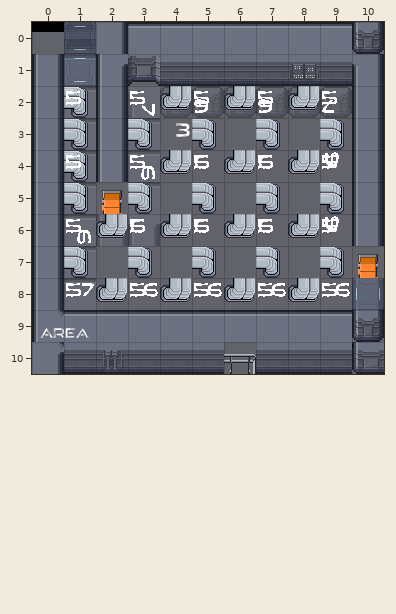
Tiled map -- cocos/Code/assets/resources/map/map_1-1-E-3.tmx. The first picture shows the starting point.
Cells are 32x32 px. Shown: x 0..10, y 0..10. Tiles whose own drawing changed are shown in their newer look in all pictures.
Now the later version:
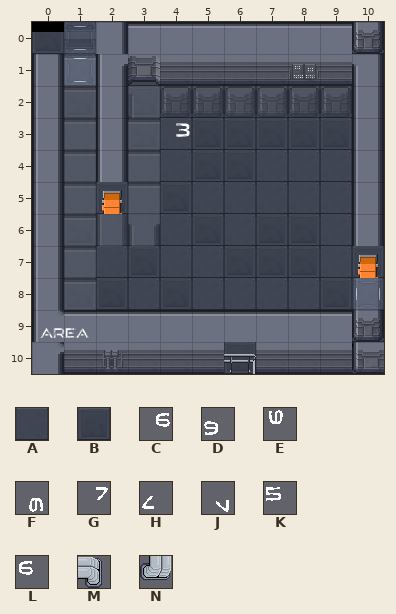
Key: from "proba_scifi": A 112, B 113; from "scifi_tileset_02": C 158, D 158 turned 180, E 158 turned 270, F 158 turned 90, G 159, H 159 turned 180, J 159 turned 90, K 167, L 168, M 178, N 178 turned 90.
_ is an empty cell.
What changed:
Layer "f":
y 0: x 0 _ -> B; x 10 _ -> A
y 1: x 3 _ -> A
y 2: x 1 _ -> B; x 3..9 _______ -> BBBAABB
y 3: x 1 _ -> A; x 3..9 _______ -> BABBBBB
y 4: x 1 _ -> A; x 3..9 _______ -> AABBAAA
y 5: x 1..9 _________ -> ABABAAAAA
y 6: x 1..9 _________ -> BAAABABBA
y 7: x 1..10 __________ -> AABAABBBAB
y 8: x 1..9 _________ -> BBABAAAAB
y 9: x 10 _ -> B
y 10: x 6 _ -> B
Layer "Tile Layer 6" (removed):
y 2: x 1 M -> _; x 3..9 JNDNDNH -> _______
y 3: x 1 M -> _; x 3 M -> _; x 5 M -> _; x 7 M -> _; x 9 M -> _
y 4: x 1 M -> _; x 3..9 FNLNLNE -> _______
y 5: x 1 M -> _; x 3 M -> _; x 5 M -> _; x 7 M -> _; x 9 M -> _
y 6: x 1..9 FNLNLNLNE -> _________
y 7: x 1 M -> _; x 3 M -> _; x 5 M -> _; x 7 M -> _; x 9 M -> _
y 8: x 1..9 GNCNCNCNC -> _________
Layer "r" (removed):
y 2: x 1 K -> _; x 3 K -> _; x 5 K -> _; x 7 K -> _; x 9 K -> _
y 4: x 1 K -> _; x 3 K -> _; x 5 K -> _; x 7 K -> _; x 9 K -> _
y 6: x 1 K -> _; x 3 K -> _; x 5 K -> _; x 7 K -> _; x 9 K -> _
y 8: x 1 K -> _; x 3 K -> _; x 5 K -> _; x 7 K -> _; x 9 K -> _
Changed places in both pictures, as pixel boxes (x1, y1, x2, y2):
added: (32, 32, 64, 54)
added: (352, 50, 384, 54)
changed: (64, 82, 384, 342)
added: (224, 342, 256, 374)
